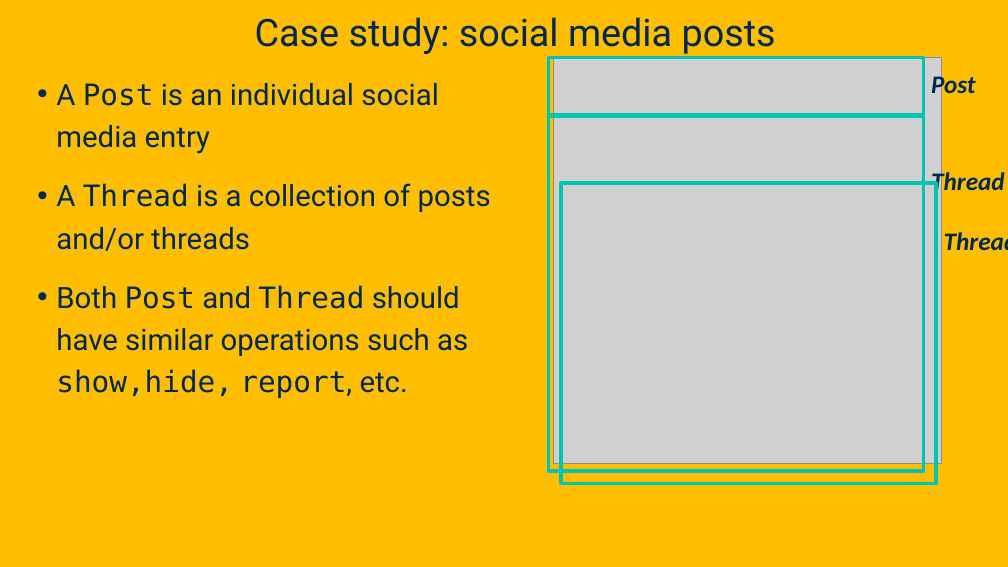
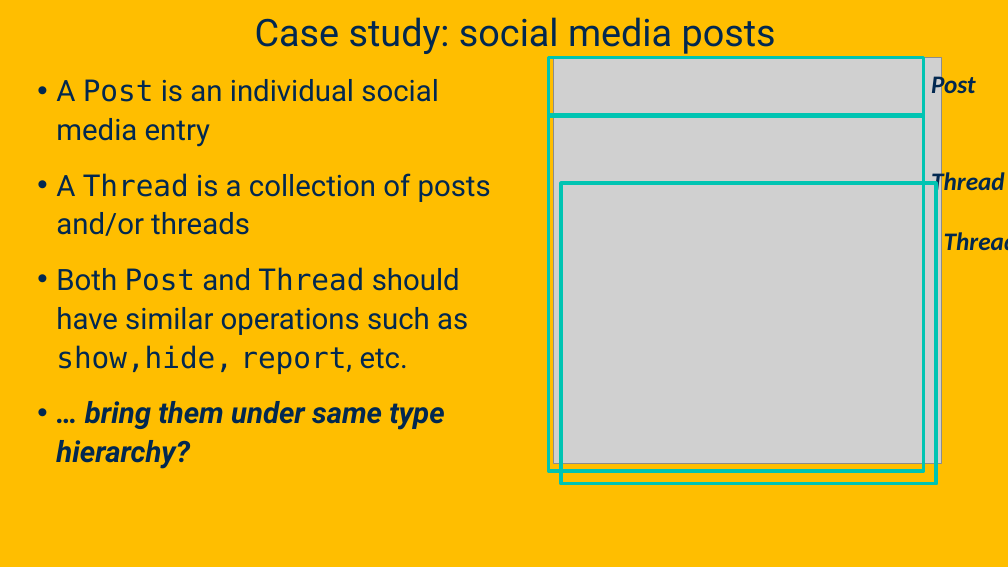
Before and after one commit to davsec-teaching/ecs160-f25, a slide deck: slide 42 of slides/8_design_patterns.pptx. Drawn at 1008x567 pixels with LibreOffice and Linux fonts; fonts in the diff are those of the drawing; grey boxes stand for pictures; background and template pictures are left out. Boxes give left, top, right and bottom in pixels: in the first picture for what was removed or moved away, otherwise in the second. Text is boxed around its words. In the diff, an @@ line names an element or a change of style, - is before the commit and + after.

```diff
--- a/slides/8_design_patterns.pptx
+++ b/slides/8_design_patterns.pptx
@@ text at bbox=[56, 79, 491, 374]: line spacing 1.2 to 1.1 @@
@@ text at bbox=[56, 401, 444, 469]: paragraph added @@
+• … bring them under same type hierarchy?
```
Also in this commit, not shown: 20 other slides changed, 3 slides added.
